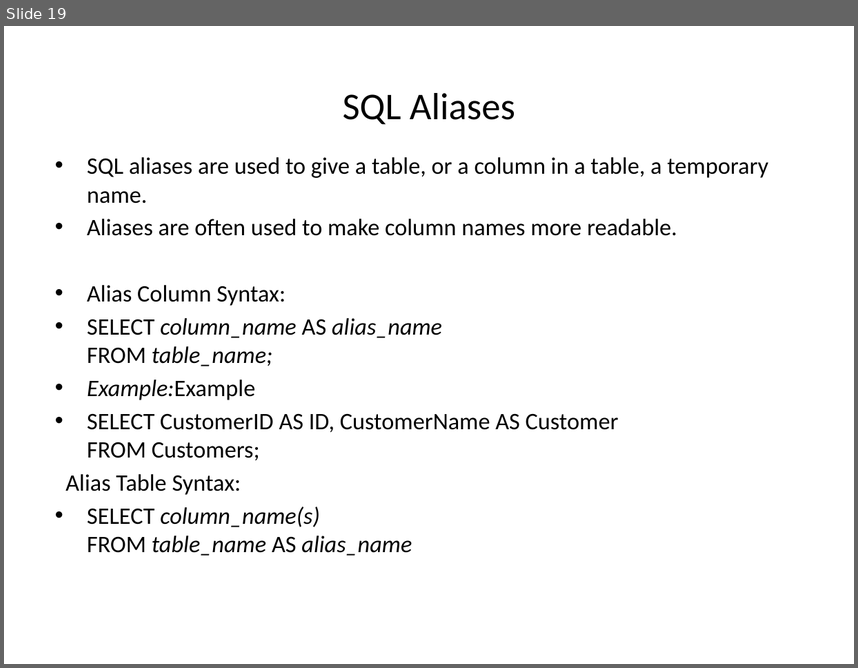
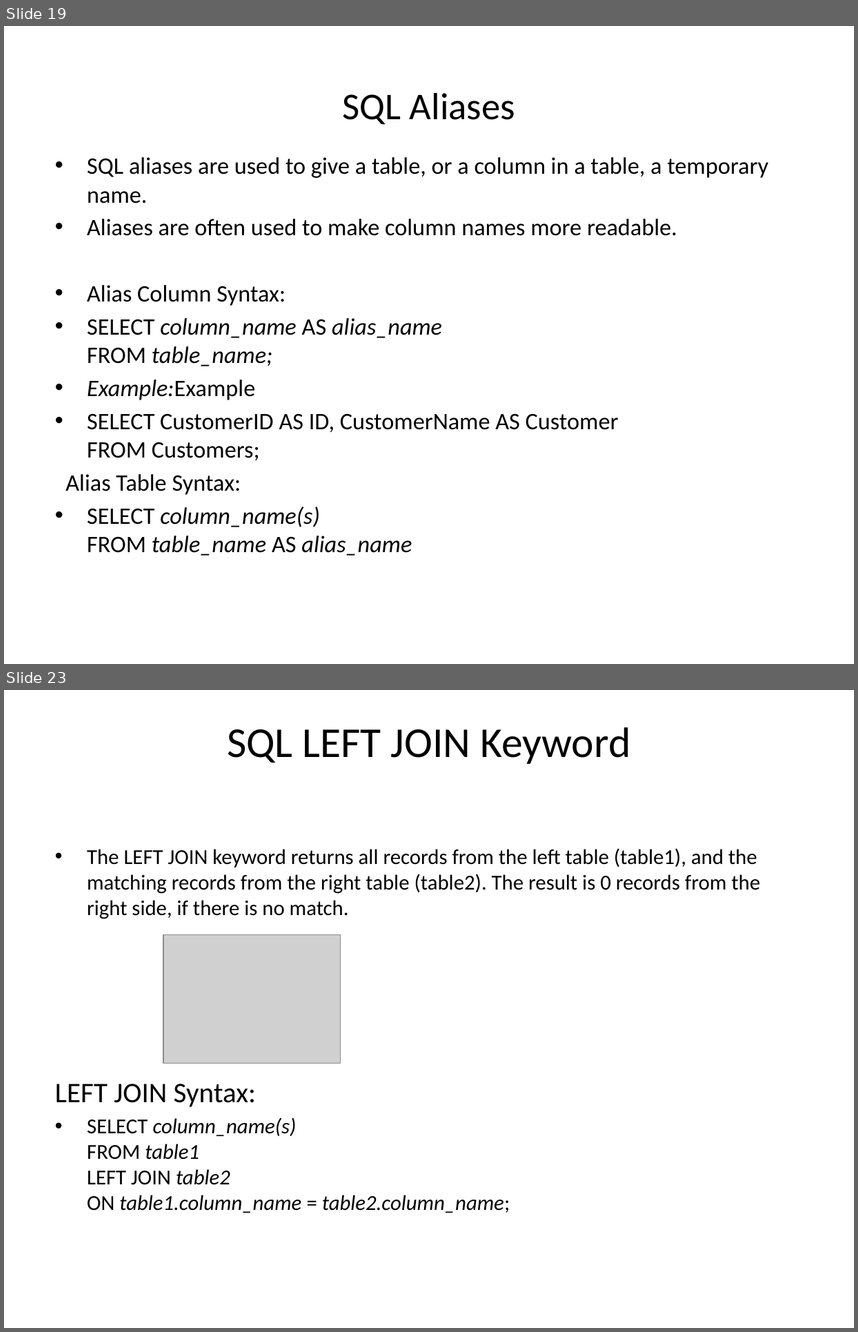
Before and after one commit to goudp4959/Oracle, a slide deck: SQL-latest.pptx. Shown one above the other, each under a label of ours: slide 19 before the commit, slides 19 and 23 after it; the slides between them are not shown. The pictures are 858x668 and 858x1332 pixels, drawn with LibreOffice and Linux fonts; fonts in the diff are those of the drawing; grey boxes stand for pictures. Boxes give left, top, right and bottom in pixels: in the first picture for what was removed or moved away, otherwise in the second. Text is boxed around its words. In the diff, an @@ line names an element or a change of style, - is before the commit and + after.

```diff
--- a/SQL-latest.pptx
+++ b/SQL-latest.pptx
@@ slide 23 added at (x1=4, y1=690, x2=854, y2=1328), background #FFFFFF @@
@@ title added at (x1=227, y1=727, x2=631, y2=764), 36 pt, text #000000 @@
+SQL LEFT JOIN Keyword
@@ text added at (x1=55, y1=848, x2=760, y2=1212), 18 pt, text #000000 @@
+• The LEFT JOIN keyword returns all records from the left table (table1), and the matching records from the right table (table2). The result is 0 records from the right side, if there is no match.
+LEFT JOIN Syntax:
+• SELECT column_name(s)
+  FROM table1
+  LEFT JOIN table2
+  ON table1.column_name = table2.column_name;
@@ picture added at (x1=164, y1=935, x2=341, y2=1063) @@
```
Also in this commit, not shown: 8 other slides added, 1 slide removed.
